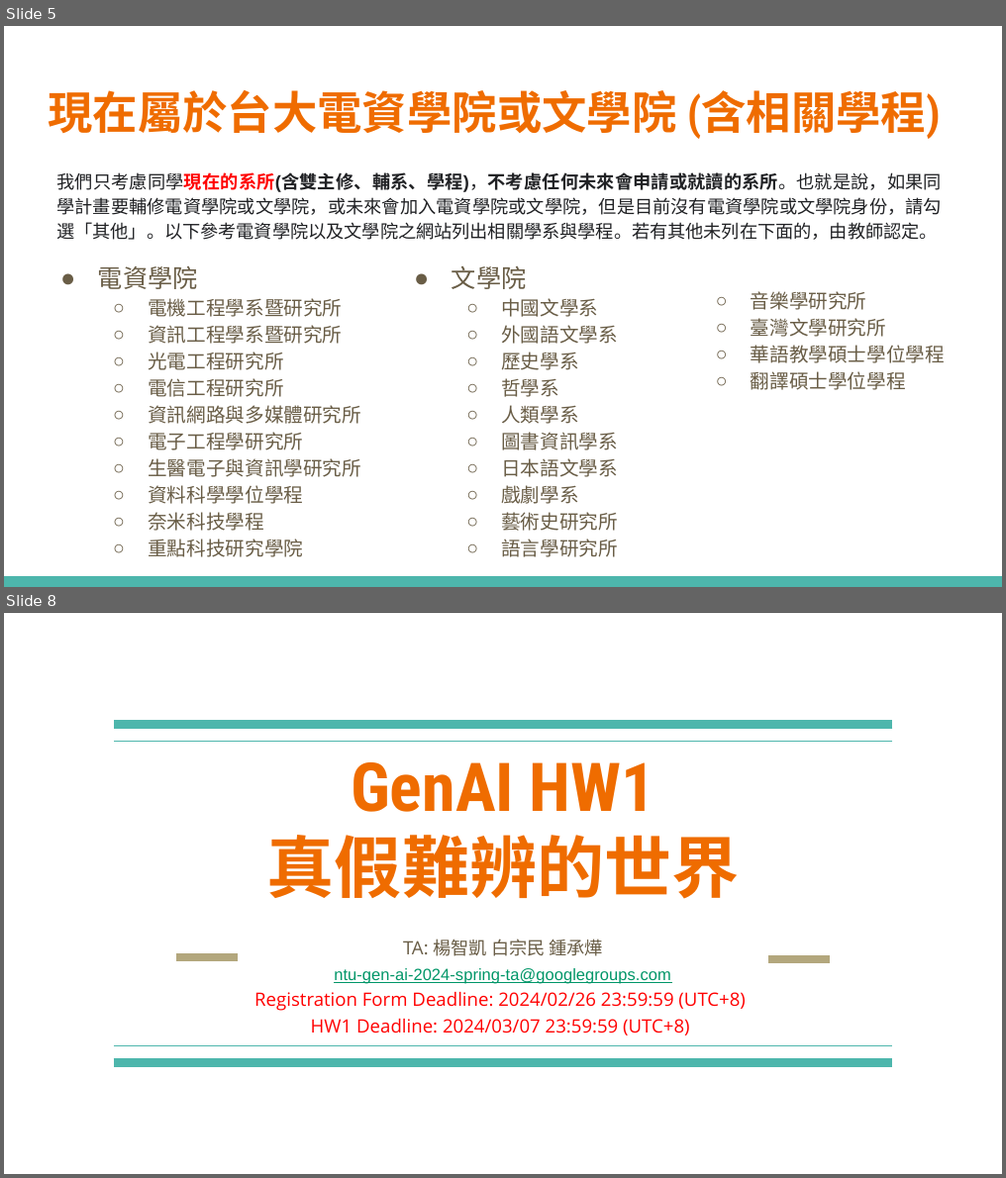
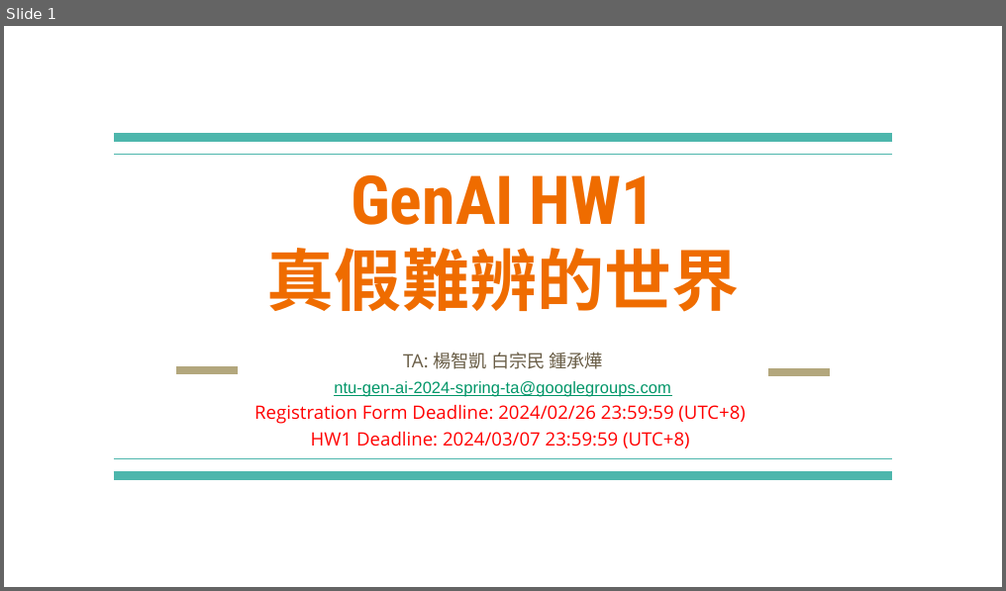
Before and after one commit to lanzhiwang/machine_learning, a slide deck: 2024_generative_ai/homework/01_真假難辨的世界.pptx. Shown one above the other, each under a label of ours: slides 5 and 8 before the commit, slide 1 after it; the slides between them are not shown. The pictures are 1006x1178 and 1006x591 pixels, drawn with LibreOffice and Linux fonts; fonts in the diff are those of the drawing. Boxes give left, top, right and bottom in pixels: in the first picture for what was removed or moved away, otherwise in the second. Text is boxed around its words. In the diff, an @@ line names an element or a change of style, - is before the commit and + after.

```diff
--- a/2024_generative_ai/homework/01_真假難辨的世界.pptx
+++ b/2024_generative_ai/homework/01_真假難辨的世界.pptx
@@ slide 5 removed at bbox=[4, 26, 1002, 587], background #FFFFFF @@
@@ title removed at bbox=[48, 90, 941, 139] @@
-現在屬於台大電資學院或文學院 (含相關學程)
@@ text removed at bbox=[56, 173, 942, 240] @@
-我們只考慮同學現在的系所(含雙主修、輔系、學程)，不考慮任何未來會申請或就讀的系所。也就是說，如果同學計畫要輔修電資學院或文學院，或未來會加入電資學院或文學院，但是目前沒有電資學院或文學院身份，請勾選「其他」。以下參考電資學院以及文學院之網站列出相關學系與學程。若有其他未列在下面的，由教師認定。
@@ text removed at bbox=[98, 267, 361, 558] @@
-● 電資學院
-  ○ 電機工程學系暨研究所
-  ○ 資訊工程學系暨研究所
-  ○ 光電工程研究所
-  ○ 電信工程研究所
-  ○ 資訊網路與多媒體研究所
-  ○ 電子工程學研究所
-  ○ 生醫電子與資訊學研究所
-  ○ 資料科學學位學程
-  ○ 奈米科技學程
-  ○ 重點科技研究學院
@@ text removed at bbox=[451, 267, 618, 558] @@
-● 文學院
-  ○ 中國文學系
-  ○ 外國語文學系
-  ○ 歷史學系
-  ○ 哲學系
-  ○ 人類學系
-  ○ 圖書資訊學系
-  ○ 日本語文學系
-  ○ 戲劇學系
-  ○ 藝術史研究所
-  ○ 語言學研究所
@@ text removed at bbox=[750, 291, 944, 390] @@
-  ○ 音樂學研究所
-  ○ 臺灣文學研究所
-  ○ 華語教學碩士學位學程
-  ○ 翻譯碩士學位學程
@@ rectangle removed at bbox=[4, 576, 1002, 587] @@
@@ what was slide 8 is now slide 1 @@
```
Also in this commit, not shown: 6 other slides removed, 56 other files.
